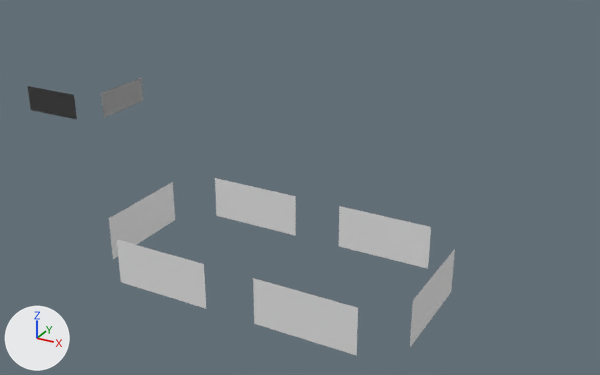
The glTF model assets/scene/merged-meshes/-2_0_0_MI_WindowSet01.gltf, before and after one commit.
Camera for both pictures: a 50 mm camera at (32.4, -37.7, 21.5) aimed at (7.9, 6.8, -0.8). The axes (+X, +Y, +Z) are drawn at lower left. The lights are the same throughout. Vertices at the same position are counted once.

The older version as bpy lines, for what is in view:
```python
me_2_0_0_mi_windowset01 = bpy.data.meshes.new('-2_0_0_MI_WindowSet01')
me_2_0_0_mi_windowset01.from_pydata(...)  # 48 vertices, 32 faces; spans x -14.7..21.1, y -8.2..11.2, z -1.2..3.3
ob_mesh = bpy.data.objects.new('Mesh', me_2_0_0_mi_windowset01)
ob_mesh.location = (0.0, 0.0, 0.0)
```
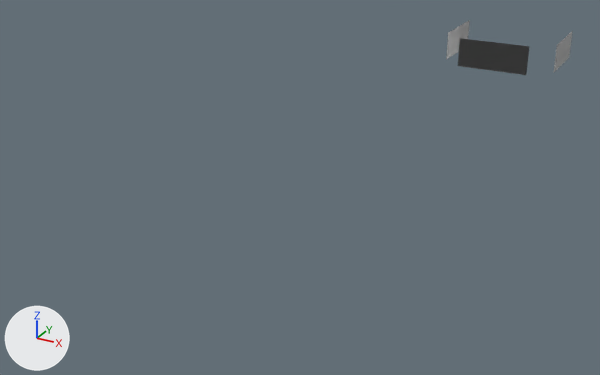
Edits to the bpy script that builds the scene:
```text
Change me_2_0_0_mi_windowset01:
    used by ob_mesh; location = (0.0, 0.0, 0.0)
    remove me_2_0_0_mi_windowset01.from_pydata(...)  # 48 vertices, 32 faces; spans x -14.7..21.1, y -8.2..11.2, z -1.2..3.3
    add me_2_0_0_mi_windowset01.from_pydata(...)  # 18 vertices, 12 faces; spans x 14.1..21.4, y 15.3..21.2, z 6.5..8.3
    me_2_0_0_mi_windowset01 part 1: the loose piece of 6 vertices spanning x 13.6..19.1, y 1.1, z -1.2..1.4 is scaled about its middle by (0, -1.21e+05, 0.732), then moved by (-2.2, 17.7, 7.3)
    me_2_0_0_mi_windowset01 part 2: the loose piece of 6 vertices spanning x -8.6, y 6.6..11.2, z 1.5..3.3 is moved by (30.0, 10.0, 5.0)
    me_2_0_0_mi_windowset01 part 3: the loose piece of 6 vertices spanning x -14.7..-10.0, y 5.3, z 1.5..3.3 is moved by (30.0, 10.0, 5.0)
    me_2_0_0_mi_windowset01 part 4: the loose piece of 6 vertices spanning x 5.0..10.7, y 1.1, z -1.2..1.4 is deleted
    me_2_0_0_mi_windowset01 part 5: the loose piece of 6 vertices spanning x 21.1, y -6.4..-0.6, z -1.2..1.4 is deleted
    me_2_0_0_mi_windowset01 part 6: the loose piece of 6 vertices spanning x 13.6..19.2, y -8.2, z -1.2..1.4 is deleted
    me_2_0_0_mi_windowset01 part 7: the loose piece of 6 vertices spanning x 5.2..10.7, y -8.2, z -1.2..1.4 is deleted
    me_2_0_0_mi_windowset01 part 8: the loose piece of 6 vertices spanning x 3.1, y -6.5..-0.6, z -1.2..1.4 is deleted
    me_2_0_0_mi_windowset01 part 9: the surface is now shaded smooth
```

Pixel boxes (x1, y1, x2, y2) of what changed, in the pictures (600 x 375 px; the box of a moved part takes in the faces that stretch with it):
'Mesh', reshaped (70% narrower, 80% shorter)
    before: (27, 78, 455, 356)
    after: (446, 20, 573, 75)
part 1 of me_2_0_0_mi_windowset01, moved or reshaped
    before: (339, 206, 431, 269)
    after: (446, 20, 470, 60)
part 2 of me_2_0_0_mi_windowset01, moved or reshaped
    before: (101, 78, 143, 117)
    after: (554, 31, 573, 72)
part 3 of me_2_0_0_mi_windowset01, moved or reshaped
    before: (27, 86, 77, 119)
    after: (458, 38, 529, 75)
part 4 of me_2_0_0_mi_windowset01, deleted
    before: (215, 178, 296, 236)
part 5 of me_2_0_0_mi_windowset01, deleted
    before: (410, 249, 455, 347)
part 6 of me_2_0_0_mi_windowset01, deleted
    before: (253, 278, 358, 356)
part 7 of me_2_0_0_mi_windowset01, deleted
    before: (117, 240, 206, 309)
part 8 of me_2_0_0_mi_windowset01, deleted
    before: (109, 182, 175, 259)
